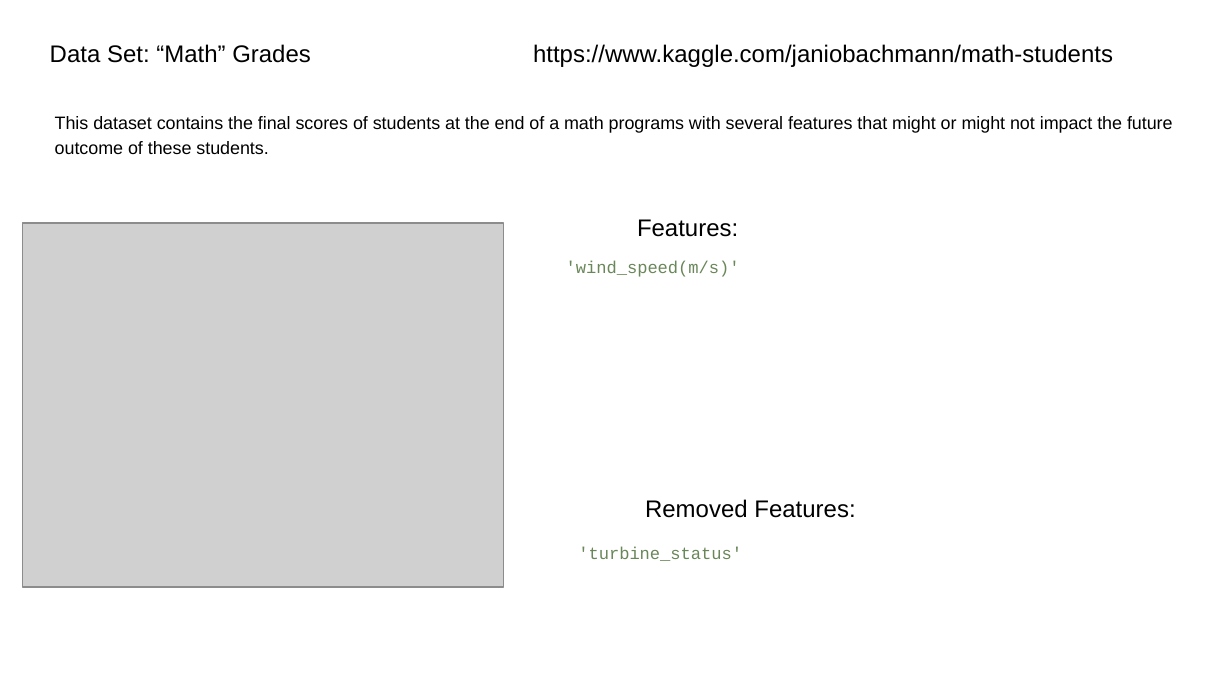
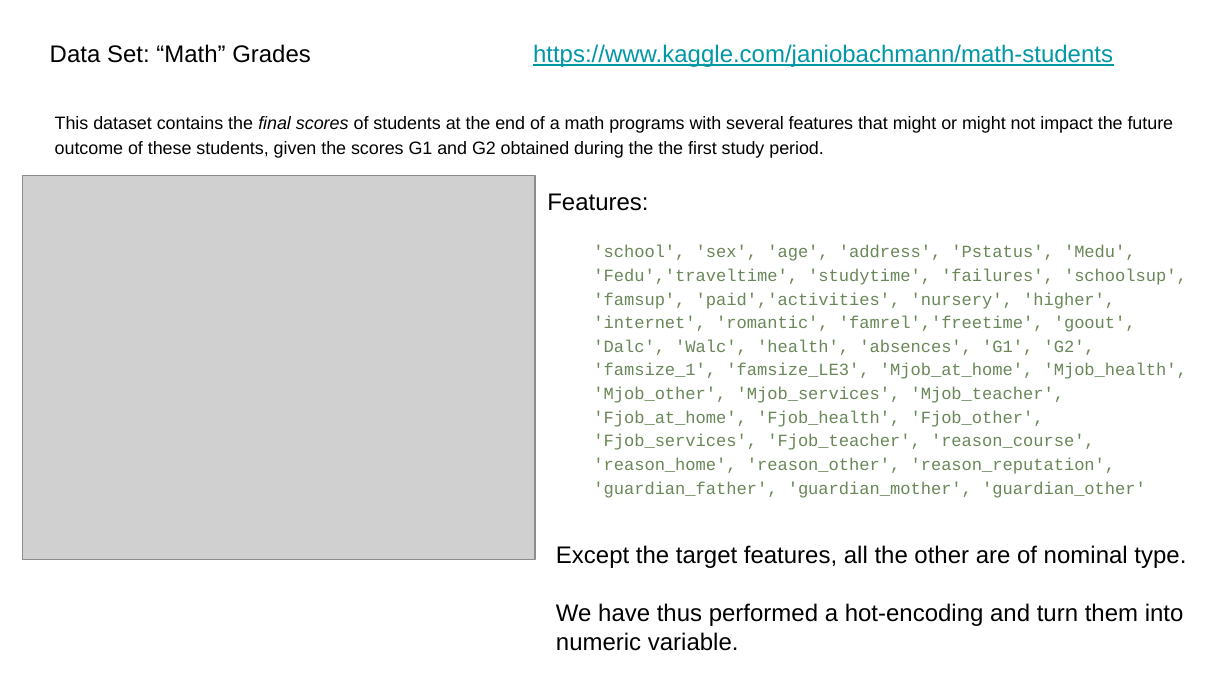
Before and after one commit to fambrogi/MachineLearning, a slide deck: slide 9 of ex_2/Slides_ML_regression.pptx (slide 7 before the commit). Drawn at 1232x693 pixels with LibreOffice and Linux fonts; fonts in the diff are those of the drawing; grey boxes stand for pictures. Boxes give left, top, right and bottom in pixels: in the first picture for what was removed or moved away, otherwise in the second. Text is boxed around its words. In the diff, an @@ line names an element or a change of style, - is before the commit and + after.

```diff
--- a/ex_2/Slides_ML_regression.pptx
+++ b/ex_2/Slides_ML_regression.pptx
@@ text "https://www.kaggle.com/janiobachmann/math-students" at (533, 44, 1113, 67): text colour #000000 to #0097A7, underline on @@
@@ text at (55, 116, 1174, 158): text changed @@
-This dataset contains the final scores of students at the end of a math programs with several features that might or might not impact the future outcome of these students.
+This dataset contains the final scores of students at the end of a math programs with several features that might or might not impact the future outcome of these students, given the scores G1 and G2 obtained during the the first study period.
@@ picture: place and size @@
-picture at (22, 223, 503, 588)
+picture at (22, 175, 535, 559)
@@ text "Features:": place and size @@
-text "Features:" at (637, 219, 738, 237)
+text "Features:" at (547, 193, 648, 211)
@@ text removed at (566, 260, 740, 277) @@
-'wind_speed(m/s)'
@@ text added at (593, 245, 1187, 498), 10 pt, text #6A8759 @@
+'school', 'sex', 'age', 'address', 'Pstatus', 'Medu', 'Fedu','traveltime', 'studytime', 'failures', 'schoolsup', 'famsup', 'paid','activities', 'nursery', 'higher', 'internet', 'romantic', 'famrel','freetime', 'goout', 'Dalc', 'Walc', 'health', 'absences', 'G1', 'G2', 'famsize_1', 'famsize_LE3', 'Mjob_at_home', 'Mjob_health', 'Mjob_other', 'Mjob_services', 'Mjob_teacher', 'Fjob_at_home', 'Fjob_health', 'Fjob_other', 'Fjob_services', 'Fjob_teacher', 'reason_course', 'reason_home', 'reason_other', 'reason_reputation', 'guardian_father', 'guardian_mother', 'guardian_other'
@@ text removed at (645, 499, 855, 518) @@
-Removed Features:
@@ text added at (556, 545, 1186, 651), 14 pt, text #000000 @@
+Except the target features, all the other are of nominal type.
+We have thus performed a hot-encoding and turn them into numeric variable.
@@ text removed at (578, 547, 742, 561) @@
-'turbine_status'
```
Also in this commit, not shown: 4 other slides changed, 5 slides added, 11 slides removed, 1 other file.
